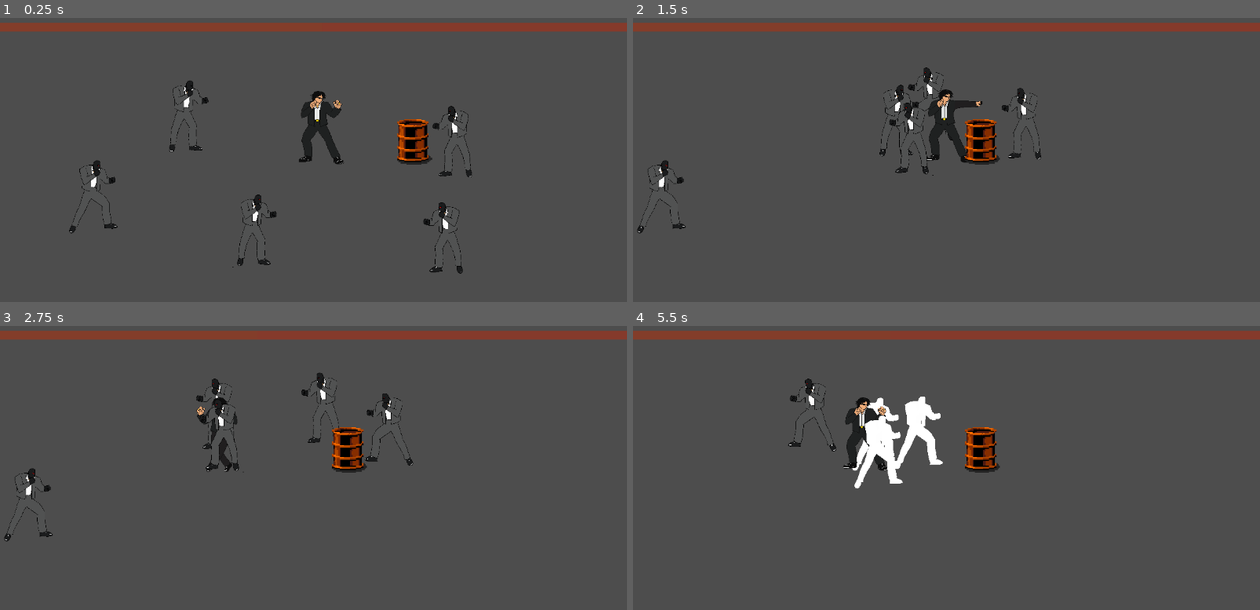
Above: before the commit, frames 1-4 (two rows, left to right).
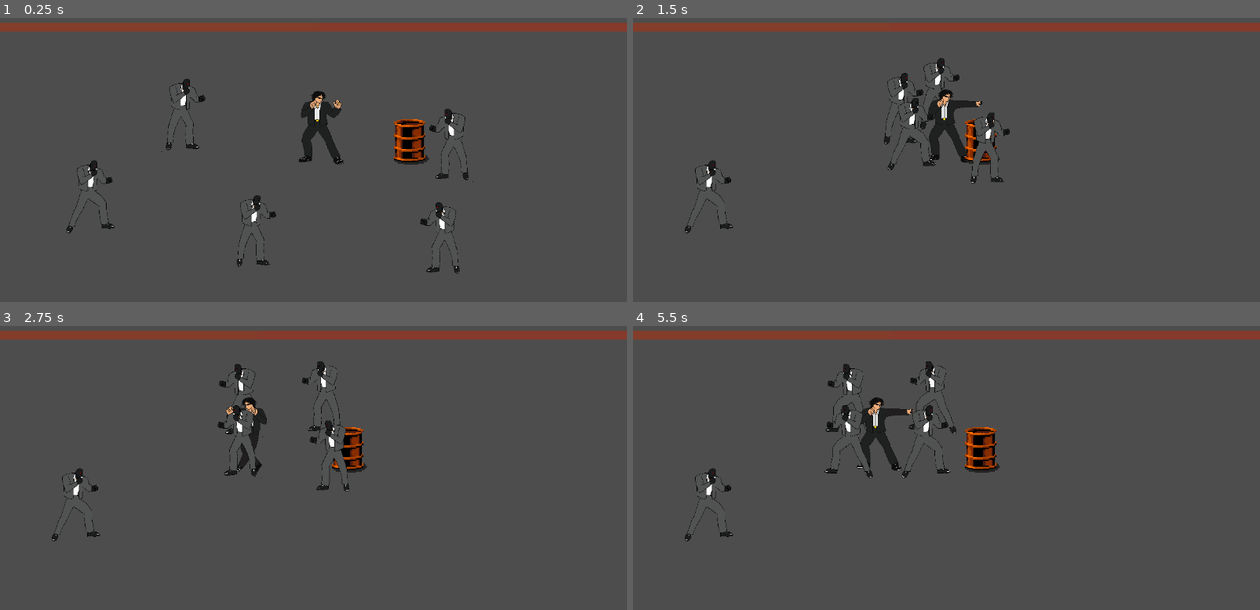
Above: after the commit, the same moments.

Repository: harshborkar/beatemupBrackeys
Game: Godot game, scene res://Scenes/Main.tscn
Two runs of this game, one before a commit and one after it. Both use one fixed random seed, a clock stepped at 60 frames per second and the inputs below. The engine's default icon, where the game draws it, is replaced by a stand-in: a white triangle on a blue panel in a dark square.
Inputs (mouse positions are in pixels of both pictures, inside the frame that each line leads up to):
- Up to frame 1 (0.25 s): no input
- Up to frame 2 (1.5 s): tap Enter (ui_accept) at 0.5, 0.77 s; move the mouse to (1084, 148) at 0.52 s; hold D (Right) from 0.53 s (still down); click (1084, 148) at 0.6 s; move the mouse to (821, 182) at 1.27 s; click (821, 182) at 1.35 s
- Up to frame 3 (2.75 s): tap Enter (ui_accept) at 1.52 s; move the mouse to (376, 397) at 2.02 s; release D (Right) at 2.03 s; hold A (Left) from 2.03 s (still down); click (376, 397) at 2.1 s
- Up to frame 4 (5.5 s): move the mouse to (915, 544) at 2.77 s; release A (Left) at 2.78 s; hold D (Right) 2.78-4.28 s; click (915, 544) at 2.85 s; tap Enter (ui_accept) at 3.02, 3.77, 4.52 s; move the mouse to (1134, 527) at 3.52 s; click (1134, 527) at 3.6 s; move the mouse to (758, 419) at 4.27 s; hold A (Left) 4.28-5.03 s; click (758, 419) at 4.35 s; move the mouse to (977, 473) at 5.02 s; hold D (Right) from 5.03 s (still down); click (977, 473) at 5.1 s

The runs differ from the first frame. In frame 1, 2.0% of the frame differs, in the area x 10-76%, y 21-91%; in frame 2, 2.3%; in frame 3, 2.9%; in frame 4, 3.7%, in the area x 8-52%, y 12-76%.

Commit message:
Add card system and update character/enemy logic
Introduced new card assets, scripts, and scenes for card management and card flipping animations. Updated Character.gd and enemy.tscn to support new states (including DEATH), improved animation handling, and adjusted collision shapes and layers for better gameplay interactions. Refined MC.tscn and Main.tscn for improved positioning and collision, and added card_manager and cards scripts and scenes to support card-related features.

Diff:
--- a/Character.gd
+++ b/Character.gd
@@ -9,8 +9,9 @@
 @onready var damage_emitter: Area2D = $DamageEmitter
 @onready var animation_player: AnimationPlayer = $AnimationPlayer
 @onready var damage_reciever: Damage_Reciever = $DamageReciever
+@onready var character_sprite: Sprite2D = $CharacterSprite
 
-enum STATE {IDLE, WALK, ATTACK, JUMP, HURT}
+enum STATE {IDLE, WALK, ATTACK, HURT, DEATH, TAKEOFF, JUMP, LAND}
 
 var state:STATE = STATE.IDLE
 var knockback_velocity: Vector2 = Vector2.ZERO  # Separate variable for knockback
@@ -21,6 +22,7 @@
 	STATE.ATTACK:"Punch",
 	STATE.JUMP:"Jump",
 	STATE.HURT:"Hurt",
+	STATE.DEATH:"Death"
 }
 
 var current_health = 0
@@ -67,10 +69,13 @@
 func can_attack()->bool:
 	return state == STATE.IDLE or state==STATE.WALK
 
-
 func handle_flip() -> void:
-	if velocity.x != 0:
-		$CharacterSprite.flip_h = velocity.x < 0
+	if velocity.x > 0:
+		character_sprite.flip_h = false
+		damage_emitter.scale.x = 1
+	elif velocity.x < 0:
+		character_sprite.flip_h = true
+		damage_emitter.scale.x = -1
 
 
 func on_emit_damage(DamageReciever:Damage_Reciever):
@@ -85,7 +90,8 @@
 func on_recieve_damage(damage:int, direction:Vector2):
 	current_health = clamp(current_health - damage, 0, MAX_HEALTH)
 	if current_health <= 0:
-		queue_free()
+		state=STATE.DEATH
+		#queue_free()
 	else:
 		# Set knockback velocity and state
 		knockback_velocity = knockback_intensity * direction
--- a/Scenes/BaseCharacter.tscn
+++ b/Scenes/BaseCharacter.tscn
@@ -16,7 +16,6 @@
 [node name="CollisionShape2D" type="CollisionShape2D" parent="."]
 
 [node name="DamageEmitter" parent="." instance=ExtResource("3_62gcc")]
-monitoring = true
 
 [node name="DamageReciever" parent="." instance=ExtResource("2_14xnq")]
 
--- a/Scenes/MC.tscn
+++ b/Scenes/MC.tscn
@@ -39,59 +39,20 @@
 
 [sub_resource type="Animation" id="Animation_bntvb"]
 resource_name = "Punch"
-length = 0.333337
-tracks/0/type = "value"
-tracks/0/imported = false
-tracks/0/enabled = true
-tracks/0/path = NodePath("DamageEmitter:monitoring")
-tracks/0/interp = 1
-tracks/0/loop_wrap = true
-tracks/0/keys = {
-"times": PackedFloat32Array(0, 0.333333),
-"transitions": PackedFloat32Array(1, 1),
-"update": 1,
-"values": [true, false]
-}
-tracks/1/type = "method"
-tracks/1/imported = false
-tracks/1/enabled = true
-tracks/1/path = NodePath(".")
-tracks/1/interp = 1
-tracks/1/loop_wrap = true
-tracks/1/keys = {
-"times": PackedFloat32Array(0.333333),
+length = 0.4173
+tracks/0/type = "method"
+tracks/0/imported = false
+tracks/0/enabled = true
+tracks/0/path = NodePath(".")
+tracks/0/interp = 1
+tracks/0/loop_wrap = true
+tracks/0/keys = {
+"times": PackedFloat32Array(0.4173),
 "transitions": PackedFloat32Array(1),
 "values": [{
 "args": [],
 "method": &"on_action_completed"
 }]
-}
-tracks/2/type = "value"
-tracks/2/imported = false
-tracks/2/enabled = true
-tracks/2/path = NodePath("CharacterSprite:frame_coords")
-tracks/2/interp = 1
-tracks/2/loop_wrap = true
-tracks/2/keys = {
-"times": PackedFloat32Array(0, 0.1),
-"transitions": PackedFloat32Array(1, 1),
-"update": 1,
-"values": [Vector2i(0, 0), Vector2i(1, 0)]
-}
-
-[sub_resource type="Animation" id="Animation_lyq4k"]
-length = 0.001
-tracks/0/type = "value"
-tracks/0/imported = false
-tracks/0/enabled = true
-tracks/0/path = NodePath("DamageEmitter:monitoring")
-tracks/0/interp = 1
-tracks/0/loop_wrap = true
-tracks/0/keys = {
-"times": PackedFloat32Array(0),
-"transitions": PackedFloat32Array(1),
-"update": 1,
-"values": [false]
 }
 tracks/1/type = "value"
 tracks/1/imported = false
@@ -100,10 +61,49 @@
 tracks/1/interp = 1
 tracks/1/loop_wrap = true
 tracks/1/keys = {
+"times": PackedFloat32Array(0, 0.1),
+"transitions": PackedFloat32Array(1, 1),
+"update": 1,
+"values": [Vector2i(0, 0), Vector2i(1, 0)]
+}
+tracks/2/type = "value"
+tracks/2/imported = false
+tracks/2/enabled = true
+tracks/2/path = NodePath("DamageEmitter:monitoring")
+tracks/2/interp = 1
+tracks/2/loop_wrap = true
+tracks/2/keys = {
+"times": PackedFloat32Array(0, 0.4173),
+"transitions": PackedFloat32Array(1, 1),
+"update": 1,
+"values": [true, false]
+}
+
+[sub_resource type="Animation" id="Animation_lyq4k"]
+length = 0.001
+tracks/0/type = "value"
+tracks/0/imported = false
+tracks/0/enabled = true
+tracks/0/path = NodePath("CharacterSprite:frame_coords")
+tracks/0/interp = 1
+tracks/0/loop_wrap = true
+tracks/0/keys = {
 "times": PackedFloat32Array(0),
 "transitions": PackedFloat32Array(1),
 "update": 1,
 "values": [Vector2i(0, 5)]
+}
+tracks/1/type = "value"
+tracks/1/imported = false
+tracks/1/enabled = true
+tracks/1/path = NodePath("DamageEmitter:monitoring")
+tracks/1/interp = 1
+tracks/1/loop_wrap = true
+tracks/1/keys = {
+"times": PackedFloat32Array(0),
+"transitions": PackedFloat32Array(1),
+"update": 1,
+"values": [false]
 }
 
 [sub_resource type="Animation" id="Animation_ogp6k"]
@@ -136,13 +136,14 @@
 radius = 4.48557
 height = 26.6741
 
-[sub_resource type="RectangleShape2D" id="RectangleShape2D_ecr47"]
-size = Vector2(14, 3)
-
-[sub_resource type="RectangleShape2D" id="RectangleShape2D_lyq4k"]
-size = Vector2(6, 11)
+[sub_resource type="RectangleShape2D" id="RectangleShape2D_ogp6k"]
+size = Vector2(11, 4)
+
+[sub_resource type="RectangleShape2D" id="RectangleShape2D_unrri"]
+size = Vector2(10, 22)
 
 [node name="MC" instance=ExtResource("1_ecr47")]
+position = Vector2(1, 0)
 collision_mask = 10
 script = ExtResource("2_lyq4k")
 MAX_HEALTH = 30
@@ -170,39 +171,31 @@
 scale = Vector2(0.445871, 0.479465)
 shape = SubResource("CapsuleShape2D_ecr47")
 
-[node name="DamageEmitter" parent="." index="4"]
+[node name="EnemySlots" type="Node2D" parent="." index="4"]
+
+[node name="Enemy Slots" parent="EnemySlots" index="0" instance=ExtResource("4_ogp6k")]
+position = Vector2(16, -13)
+
+[node name="Enemy Slots2" parent="EnemySlots" index="1" instance=ExtResource("4_ogp6k")]
+position = Vector2(-12, -12)
+
+[node name="Enemy Slots3" parent="EnemySlots" index="2" instance=ExtResource("4_ogp6k")]
+position = Vector2(-12, 2)
+
+[node name="Enemy Slots4" parent="EnemySlots" index="3" instance=ExtResource("4_ogp6k")]
+position = Vector2(17, 2)
+
+[node name="DamageEmitter" parent="." index="5"]
 collision_layer = 0
 collision_mask = 96
-monitoring = false
 
 [node name="CollisionShape2D" parent="DamageEmitter" index="0"]
-position = Vector2(6, -20.5)
-shape = SubResource("RectangleShape2D_ecr47")
-debug_color = Color(0.96974, 0, 0.459364, 0.42)
-
-[node name="DamageReciever" parent="." index="5"]
-collision_layer = 16
-collision_mask = 0
+position = Vector2(5.5, -20)
+shape = SubResource("RectangleShape2D_ogp6k")
 
 [node name="CollisionShape2D" parent="DamageReciever" index="0"]
-position = Vector2(-1, -21)
-shape = SubResource("RectangleShape2D_lyq4k")
-
-[node name="EnemySlots" type="Node2D" parent="." index="6"]
-
-[node name="Enemy Slots" parent="EnemySlots" index="0" instance=ExtResource("4_ogp6k")]
-position = Vector2(16, -9)
-
-[node name="Enemy Slots2" parent="EnemySlots" index="1" instance=ExtResource("4_ogp6k")]
-position = Vector2(-15, -7)
-
-[node name="Enemy Slots3" parent="EnemySlots" index="2" instance=ExtResource("4_ogp6k")]
-position = Vector2(-14, 0)
-
-[node name="Enemy Slots4" parent="EnemySlots" index="3" instance=ExtResource("4_ogp6k")]
-position = Vector2(17, -1)
-
-[connection signal="area_entered" from="DamageEmitter" to="." method="_on_damage_emitter_area_entered"]
+position = Vector2(0, -14)
+shape = SubResource("RectangleShape2D_unrri")
 
 [editable path="DamageEmitter"]
 [editable path="DamageReciever"]
--- a/Scenes/Main.tscn
+++ b/Scenes/Main.tscn
@@ -29,7 +29,6 @@
 [node name="StaticBody2D" type="StaticBody2D" parent="."]
 position = Vector2(2, -47)
 collision_layer = 2
-collision_mask = 5
 
 [node name="CollisionShape2D" type="CollisionShape2D" parent="StaticBody2D"]
 position = Vector2(-2, 0)
@@ -48,7 +47,6 @@
 [node name="StaticBody2D2" type="StaticBody2D" parent="."]
 position = Vector2(2, -47)
 collision_layer = 2
-collision_mask = 5
 
 [node name="CollisionShape2D" type="CollisionShape2D" parent="StaticBody2D2"]
 position = Vector2(-2, 118)
@@ -71,6 +69,7 @@
 zoom = Vector2(5.425, 5.425)
 
 [node name="Leftwall" type="StaticBody2D" parent="Camera2D"]
+collision_layer = 2
 
 [node name="CollisionShape2D" type="CollisionShape2D" parent="Camera2D/Leftwall"]
 position = Vector2(-98, 5.5)
--- /dev/null
+++ b/Scenes/card_manager.tscn
@@ -0,0 +1,6 @@
+[gd_scene load_steps=2 format=3 uid="uid://bj4or5rqy1gsg"]
+
+[ext_resource type="Script" uid="uid://215giswaekg3" path="res://Scripts/card_manager.gd" id="1_pikqg"]
+
+[node name="Card Manager" type="Node2D"]
+script = ExtResource("1_pikqg")
--- /dev/null
+++ b/Scenes/cards.tscn
@@ -0,0 +1,89 @@
+[gd_scene load_steps=7 format=3 uid="uid://j60kskl5clv3"]
+
+[ext_resource type="Script" uid="uid://ddgbqwahaynap" path="res://Scripts/cards.gd" id="1_4ll3t"]
+[ext_resource type="Texture2D" uid="uid://cuwq7mrgydhgt" path="res://Assets/Cards/Temp/pixelCards/CuteCardsPixel_outline.png" id="1_xdaph"]
+
+[sub_resource type="Animation" id="Animation_4ll3t"]
+resource_name = "Flip"
+tracks/0/type = "value"
+tracks/0/imported = false
+tracks/0/enabled = true
+tracks/0/path = NodePath(".:frame_coords")
+tracks/0/interp = 2
+tracks/0/loop_wrap = true
+tracks/0/keys = {
+"times": PackedFloat32Array(0, 0.433333),
+"transitions": PackedFloat32Array(1, 1),
+"update": 1,
+"values": [Vector2i(0, 0), Vector2i(14, 2)]
+}
+tracks/1/type = "value"
+tracks/1/imported = false
+tracks/1/enabled = true
+tracks/1/path = NodePath(".:scale")
+tracks/1/interp = 1
+tracks/1/loop_wrap = true
+tracks/1/keys = {
+"times": PackedFloat32Array(0, 0.520752, 0.833333),
+"transitions": PackedFloat32Array(1, 1, 1),
+"update": 0,
+"values": [Vector2(1, 1), Vector2(0.02, 1), Vector2(1, 1)]
+}
+
+[sub_resource type="Animation" id="Animation_eomap"]
+length = 0.001
+tracks/0/type = "value"
+tracks/0/imported = false
+tracks/0/enabled = true
+tracks/0/path = NodePath(".:frame_coords")
+tracks/0/interp = 1
+tracks/0/loop_wrap = true
+tracks/0/keys = {
+"times": PackedFloat32Array(0),
+"transitions": PackedFloat32Array(1),
+"update": 1,
+"values": [Vector2i(0, 0)]
+}
+tracks/1/type = "value"
+tracks/1/imported = false
+tracks/1/enabled = true
+tracks/1/path = NodePath(".:scale")
+tracks/1/interp = 1
+tracks/1/loop_wrap = true
+tracks/1/keys = {
+"times": PackedFloat32Array(0),
+"transitions": PackedFloat32Array(1),
+"update": 0,
+"values": [Vector2(1, 1)]
+}
+
+[sub_resource type="AnimationLibrary" id="AnimationLibrary_fb33y"]
+_data = {
+&"Flip": SubResource("Animation_4ll3t"),
+&"RESET": SubResource("Animation_eomap")
+}
+
+[sub_resource type="RectangleShape2D" id="RectangleShape2D_4ll3t"]
+size = Vector2(22, 33)
+
+[node name="Cards" type="Node2D"]
+script = ExtResource("1_4ll3t")
+
+[node name="AnimationPlayer" type="AnimationPlayer" parent="."]
+root_node = NodePath("../Sprite2D")
+libraries = {
+&"": SubResource("AnimationLibrary_fb33y")
+}
+speed_scale = 2.548
+
+[node name="Sprite2D" type="Sprite2D" parent="."]
+position = Vector2(0, -18)
+texture = ExtResource("1_xdaph")
+hframes = 15
+vframes = 4
+
+[node name="Area2D" type="Area2D" parent="."]
+
+[node name="CollisionShape2D" type="CollisionShape2D" parent="Area2D"]
+position = Vector2(0, -18)
+shape = SubResource("RectangleShape2D_4ll3t")
--- a/Scenes/enemy.tscn
+++ b/Scenes/enemy.tscn
@@ -98,6 +98,18 @@
 "update": 1,
 "values": [Vector2i(0, 3)]
 }
+tracks/1/type = "value"
+tracks/1/imported = false
+tracks/1/enabled = true
+tracks/1/path = NodePath(".:modulate")
+tracks/1/interp = 1
+tracks/1/loop_wrap = true
+tracks/1/keys = {
+"times": PackedFloat32Array(0),
+"transitions": PackedFloat32Array(1),
+"update": 0,
+"values": [Color(1, 1, 1, 1)]
+}
 
 [sub_resource type="Animation" id="Animation_0830c"]
 resource_name = "walk"
@@ -117,9 +129,53 @@
 "values": [Vector2i(0, 4), Vector2i(1, 4)]
 }
 
+[sub_resource type="Animation" id="Animation_auwsv"]
+resource_name = "Death"
+length = 0.455
+step = 0.33
+tracks/0/type = "value"
+tracks/0/imported = false
+tracks/0/enabled = true
+tracks/0/path = NodePath("CharacterSprite:frame_coords")
+tracks/0/interp = 1
+tracks/0/loop_wrap = true
+tracks/0/keys = {
+"times": PackedFloat32Array(0, 0.166667),
+"transitions": PackedFloat32Array(1, 1),
+"update": 1,
+"values": [Vector2i(0, 1), Vector2i(1, 1)]
+}
+tracks/1/type = "method"
+tracks/1/imported = false
+tracks/1/enabled = true
+tracks/1/path = NodePath(".")
+tracks/1/interp = 1
+tracks/1/loop_wrap = true
+tracks/1/keys = {
+"times": PackedFloat32Array(0.455),
+"transitions": PackedFloat32Array(1),
+"values": [{
+"args": [],
+"method": &"queue_free"
+}]
+}
+tracks/2/type = "value"
+tracks/2/imported = false
+tracks/2/enabled = true
+tracks/2/path = NodePath(".:modulate")
+tracks/2/interp = 1
+tracks/2/loop_wrap = true
+tracks/2/keys = {
+"times": PackedFloat32Array(0, 0.455),
+"transitions": PackedFloat32Array(1, 1),
+"update": 0,
+"values": [Color(1, 1, 1, 1), Color(1, 1, 1, 0)]
+}
+
 [sub_resource type="AnimationLibrary" id="AnimationLibrary_1dp5w"]
 _data = {
 &"Attack": SubResource("Animation_ghaa6"),
+&"Death": SubResource("Animation_auwsv"),
 &"Hurt": SubResource("Animation_1dp5w"),
 &"Idle": SubResource("Animation_afpow"),
 &"RESET": SubResource("Animation_287tu"),
@@ -130,11 +186,11 @@
 radius = 3.0
 height = 14.0
 
+[sub_resource type="RectangleShape2D" id="RectangleShape2D_afpow"]
+size = Vector2(12, 3)
+
 [sub_resource type="RectangleShape2D" id="RectangleShape2D_287tu"]
-size = Vector2(16, 5)
-
-[sub_resource type="RectangleShape2D" id="RectangleShape2D_afpow"]
-size = Vector2(11, 21)
+size = Vector2(12, 11)
 
 [node name="Enemy" instance=ExtResource("1_hghv2")]
 collision_layer = 4
@@ -164,22 +220,19 @@
 
 [node name="DamageEmitter" parent="." index="4"]
 collision_layer = 0
-collision_mask = 16
-monitoring = false
+collision_mask = 0
 
 [node name="CollisionShape2D" parent="DamageEmitter" index="0"]
-position = Vector2(3, -20)
-shape = SubResource("RectangleShape2D_287tu")
-debug_color = Color(0.980536, 0, 0.378836, 0.42)
+position = Vector2(5, -20.5)
+shape = SubResource("RectangleShape2D_afpow")
 
 [node name="DamageReciever" parent="." index="5"]
 collision_layer = 32
 collision_mask = 0
 
 [node name="CollisionShape2D" parent="DamageReciever" index="0"]
-position = Vector2(0, -14)
-shape = SubResource("RectangleShape2D_afpow")
-debug_color = Color(1.78084e-06, 0.642596, 0.31502, 0.42)
+position = Vector2(1, -17.5)
+shape = SubResource("RectangleShape2D_287tu")
 
 [editable path="DamageEmitter"]
 [editable path="DamageReciever"]
--- /dev/null
+++ b/Scripts/card_manager.gd
@@ -0,0 +1,2 @@
+class_name card_manager
+extends Node2D
--- /dev/null
+++ b/Scripts/cards.gd
@@ -0,0 +1,7 @@
+class_name card
+extends Node2D
+@onready var animation_player: AnimationPlayer = $AnimationPlayer
+
+
+func flip_card():
+	animation_player.play("Flip")
Binary file added: Assets/Cards/Temp/pixelCards/CuteCardsPixel (1).png
Not shown, added: Assets/Cards/Temp/pixelCards/CuteCardsPixel (1).png.import
Binary file added: Assets/Cards/Temp/pixelCards/CuteCardsPixel.png
Not shown, added: Assets/Cards/Temp/pixelCards/CuteCardsPixel.png.import
Binary file added: Assets/Cards/Temp/pixelCards/CuteCardsPixel_outline.png
Not shown, added: Assets/Cards/Temp/pixelCards/CuteCardsPixel_outline.png.import
Binary file added: Assets/Cards/Temp/pixelCards/PokerChipsPixel.png
Not shown, added: Assets/Cards/Temp/pixelCards/PokerChipsPixel.png.import
Not shown: 1 places in Scenes/enemy.tscn that only renumber resources
Not shown, added: Scripts/card_manager.gd.uid
Not shown, added: Scripts/cards.gd.uid
